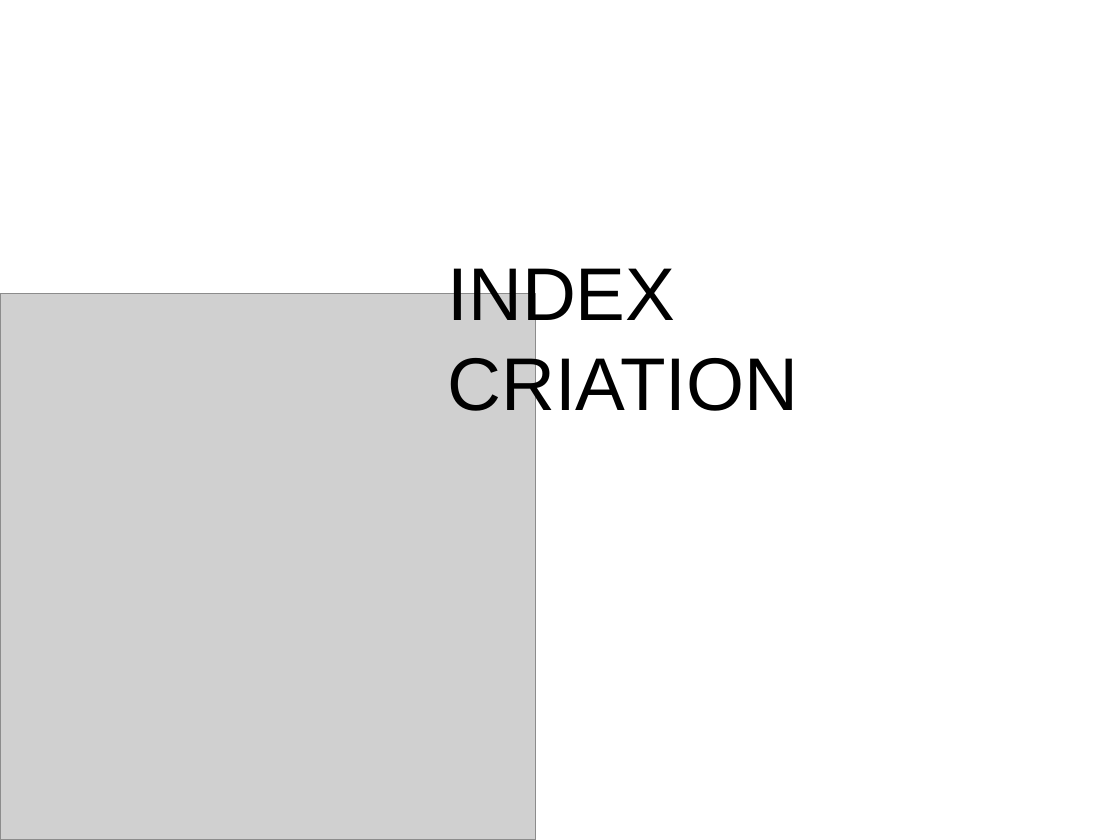
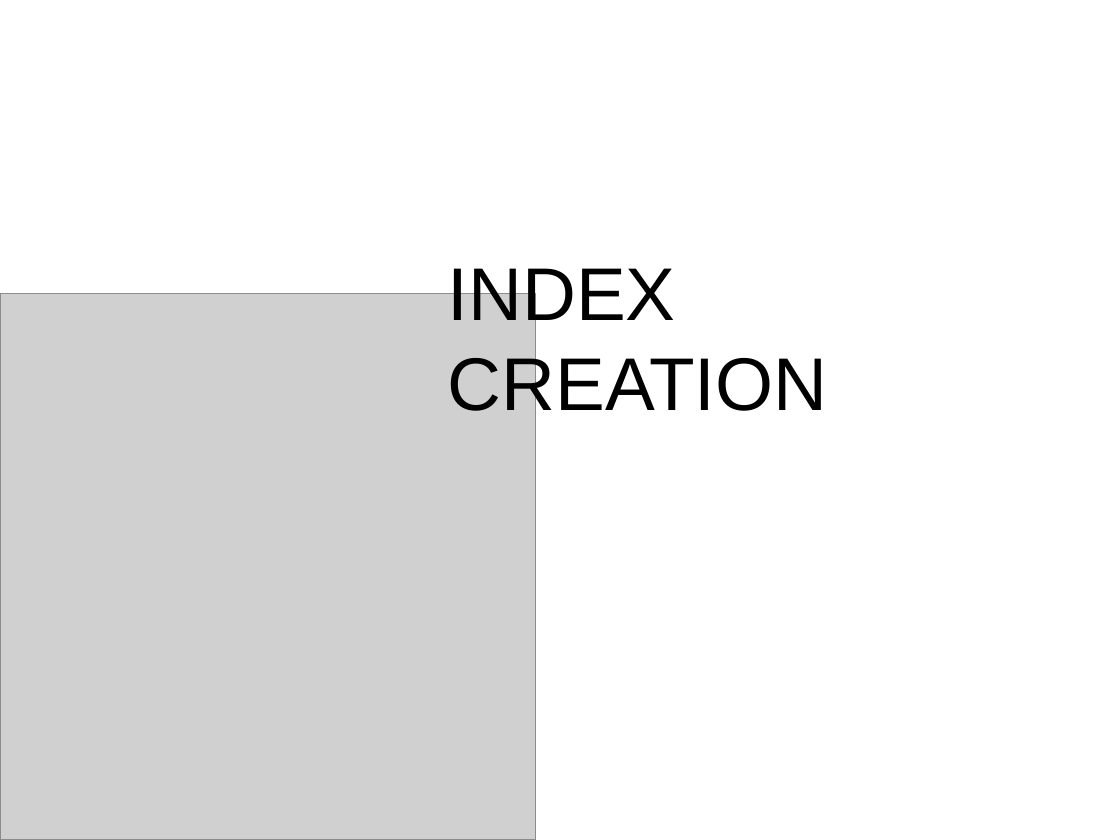
Before and after one commit to lfcgomes/DAPI-MusicStats, a slide deck: slide 5 of Relatório e Apresentação Intercalar #2/MusicStats.pptx. Drawn at 1120x840 pixels with LibreOffice and Linux fonts; fonts in the diff are those of the drawing; grey boxes stand for pictures. Boxes give left, top, right and bottom in pixels: in the first picture for what was removed or moved away, otherwise in the second. Text is boxed around its words. In the diff, an @@ line names an element or a change of style, - is before the commit and + after.

```diff
--- a/Relatório e Apresentação Intercalar #2/MusicStats.pptx
+++ b/Relatório e Apresentação Intercalar #2/MusicStats.pptx
@@ text at [448, 268, 828, 424]: text changed @@
-INDEX CRIATION
+INDEX CREATION
```
Also in this commit, not shown: 1 other slide changed, 3 slides added, 5 other files.
